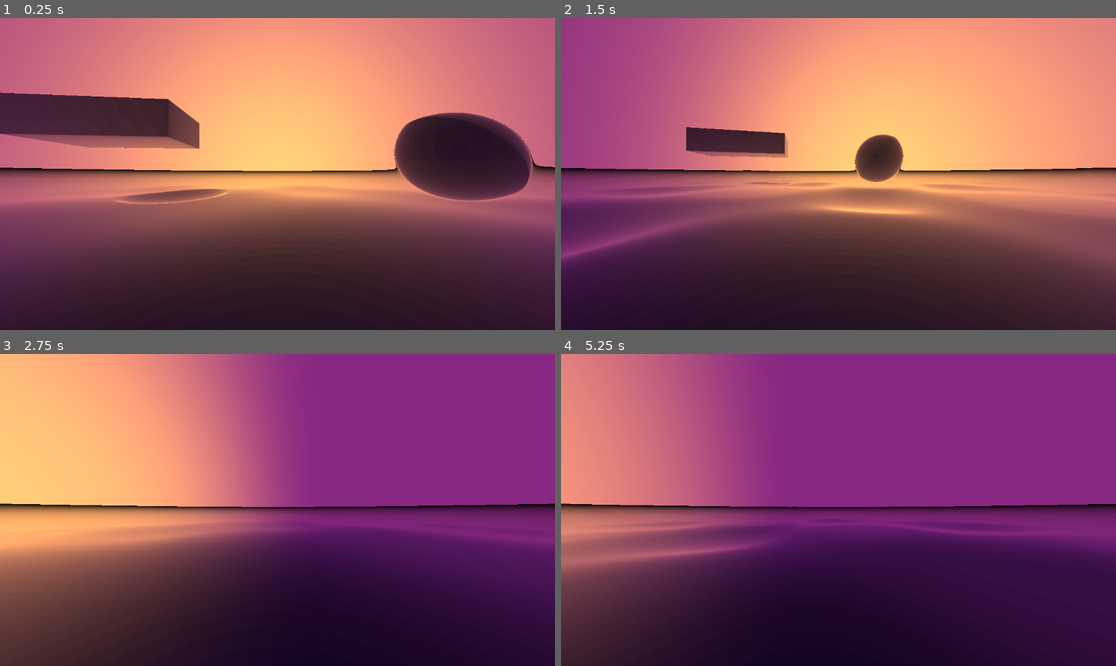
Above: before the commit, frames 1-4 (two rows, left to right).
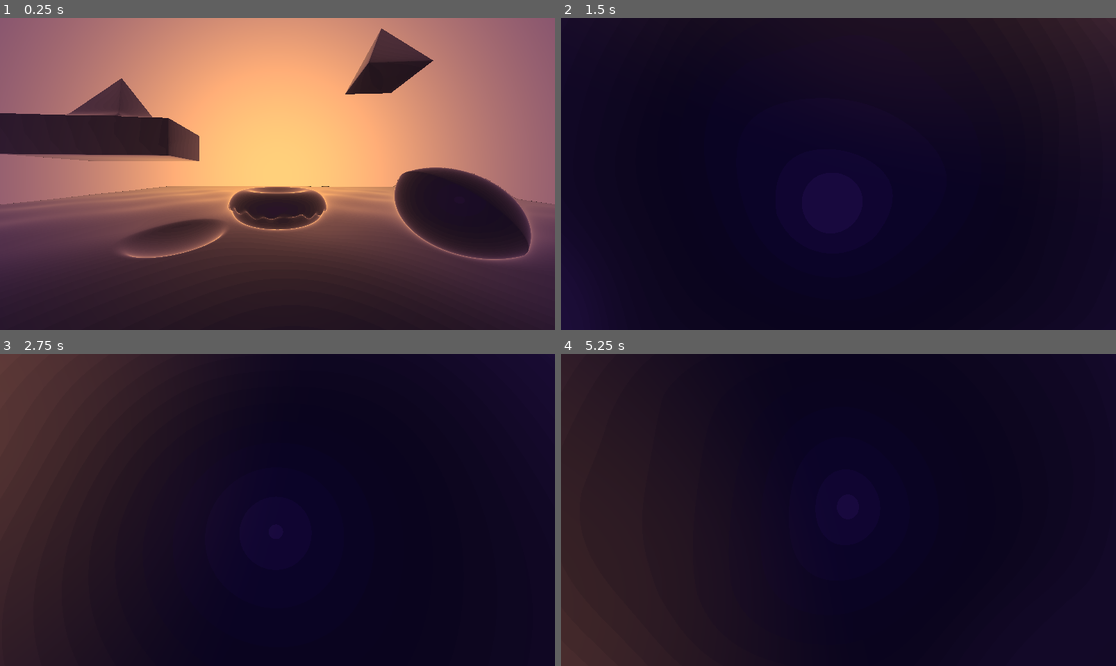
Above: after the commit, the same moments.

Repository: OfficialPixelBrush/RayMGoDot
Game: Godot game, scene res://node_3d.tscn
Same seed, same stepped clock (60 frames per second), same inputs: the game is played once before the commit and once after it.
Inputs (mouse positions are in pixels of both pictures, inside the frame that each line leads up to):
- Up to frame 1 (0.25 s): no input
- Up to frame 2 (1.5 s): move the mouse to (960, 158) at 0.52 s; hold D (Right) 0.53-1.28 s; hold Down (LookDown, bound only after the commit) 0.53-1.28 s; tap Left (LookLeft, bound only after the commit) at 0.8, 1.35 s; move the mouse to (727, 189) at 1.27 s; hold S (Backward) from 1.28 s (still down)
- Up to frame 3 (2.75 s): tap Right (LookRight, bound only after the commit) at 1.55 s; move the mouse to (333, 441) at 2.02 s; release S (Backward) at 2.03 s; hold D (Right) from 2.03 s (still down); hold Right (LookRight, bound only after the commit) from 2.03 s (still down); tap Up (LookUp, bound only after the commit) at 2.3 s
- Up to frame 4 (5.25 s): move the mouse to (810, 572) at 2.77 s; release D (Right) at 2.78 s; release Right (LookRight, bound only after the commit) at 2.78 s; hold W (Forward) 2.78-3.53 s; tap Up (LookUp, bound only after the commit) at 2.85 s; tap Mouse wheel up (ZoomIn, bound only after the commit) at 3.05, 3.6 s; move the mouse to (1005, 556) at 3.52 s; hold A (Left) 3.53-5.03 s; tap Mouse wheel down (ZoomOut, bound only after the commit) at 3.8, 4.35 s; move the mouse to (672, 463) at 4.27 s; tap Down (LookDown, bound only after the commit) at 4.55 s; move the mouse to (866, 510) at 5.02 s; hold S (Backward) from 5.03 s (still down); hold Down (LookDown, bound only after the commit) from 5.03 s (still down)

The runs differ from the first frame. In frame 1, 44% of the frame differs, in the area x 0-100%, y 0-78%; in frame 2, 97%, in the area x 0-100%, y 0-100%; in frame 3, 90%; in frame 4, 82%.

Commit message:
cool scene

Diff:
--- a/game.gd
+++ b/game.gd
@@ -3,15 +3,19 @@
 @onready var rayMarchScreen = $"."
 @onready var mat = rayMarchScreen.material as ShaderMaterial
 
-var cameraPosition = Vector3(0.0,0.0,-5.0);
-var cameraAngle = 0.0;
+var cameraPosition = Vector3(0.0,1.0,-5.0);
+var cameraRotation =  Vector3(0.0,0.0,0.0);
 
 var cameraVelocity = Vector3(0.0,0.0,0.0);
-var cameraAngleVelocity = 0.0;
+var cameraRotationVelocity = Vector3(0.0,0.0,0.0);
+
+var fieldOfView = 0.0;
+var fovMax = 10.0;
 
 var drag = 0.9;
 var turnSpeed = 0.3;
-var movementSpeed = 0.5;
+var walkSpeed = 0.5;
+var runSpeed = 2.0;
 
 var RAD = deg_to_rad(90.0);
 
@@ -21,31 +25,65 @@
 
 # Called every frame. 'delta' is the elapsed time since the previous frame.
 func _process(delta):
-	mat.set("shader_parameter/cameraAngle", cameraAngle);
-	mat.set("shader_parameter/cameraPosition", cameraPosition);
-
+	var movementSpeed;
+	if Input.is_action_pressed("Run"):
+		movementSpeed = runSpeed;
+	else:
+		movementSpeed = walkSpeed;
+	# Camera Position
 	if Input.is_action_pressed("Forward"):
-		cameraVelocity.x += movementSpeed*sin(cameraAngle)*delta;
-		cameraVelocity.z += movementSpeed*cos(cameraAngle)*delta;
+		cameraVelocity.x += movementSpeed*sin(cameraRotation.x)*delta;
+		cameraVelocity.z += movementSpeed*cos(cameraRotation.x)*delta;
 	if Input.is_action_pressed("Backward"):
-		cameraVelocity.x -= movementSpeed*sin(cameraAngle)*delta;
-		cameraVelocity.z -= movementSpeed*cos(cameraAngle)*delta;
+		cameraVelocity.x -= movementSpeed*sin(cameraRotation.x)*delta;
+		cameraVelocity.z -= movementSpeed*cos(cameraRotation.x)*delta;
 	if Input.is_action_pressed("Left"):
-		cameraVelocity.x += movementSpeed*sin(cameraAngle-RAD)*delta;
-		cameraVelocity.z += movementSpeed*cos(cameraAngle-RAD)*delta;
+		cameraVelocity.x += movementSpeed*sin(cameraRotation.x-RAD)*delta;
+		cameraVelocity.z += movementSpeed*cos(cameraRotation.x-RAD)*delta;
 	if Input.is_action_pressed("Right"):
-		cameraVelocity.x += movementSpeed*sin(cameraAngle+RAD)*delta;
-		cameraVelocity.z += movementSpeed*cos(cameraAngle+RAD)*delta;
+		cameraVelocity.x += movementSpeed*sin(cameraRotation.x+RAD)*delta;
+		cameraVelocity.z += movementSpeed*cos(cameraRotation.x+RAD)*delta;
 	if Input.is_action_pressed("Up"):
 		cameraVelocity.y += movementSpeed*delta;
 	if Input.is_action_pressed("Down"):
 		cameraVelocity.y -= movementSpeed*delta;
-	if Input.is_action_pressed("TurnLeft"):
-		cameraAngleVelocity -= turnSpeed*delta;
-	if Input.is_action_pressed("TurnRight"):
-		cameraAngleVelocity += turnSpeed*delta;
 
-	cameraAngleVelocity *= drag;
+	# Viewing Direction
+	if Input.is_action_pressed("LookUp"):
+		cameraRotationVelocity.y -= turnSpeed*delta;
+	if Input.is_action_pressed("LookDown"):
+		cameraRotationVelocity.y += turnSpeed*delta;
+	if Input.is_action_pressed("LookLeft"):
+		cameraRotationVelocity.x -= turnSpeed*delta;
+	if Input.is_action_pressed("LookRight"):
+		cameraRotationVelocity.x += turnSpeed*delta;
+
+	# Camera Zoom
+	if Input.is_action_just_released("ZoomIn"):
+		fieldOfView += 10.0*delta;
+	if Input.is_action_just_released("ZoomOut"):
+		fieldOfView -= 10.0*delta;
+
+	# Apply Drag
 	cameraVelocity *= drag;
+	cameraRotationVelocity *= drag;
+
+	# Add velocity onto current info
 	cameraPosition += cameraVelocity;
-	cameraAngle += cameraAngleVelocity;
+	cameraRotation += cameraRotationVelocity;
+
+	# Limit
+	if (cameraRotation.y > RAD):
+		cameraRotation.y = RAD;
+	if (cameraRotation.y < -RAD):
+		cameraRotation.y = -RAD;
+
+	if (fieldOfView < 0.0):
+		fieldOfView = 0.0;
+	if (fieldOfView > fovMax):
+		fieldOfView = fovMax;
+
+	# Apply to shader
+	mat.set("shader_parameter/cameraPosition", cameraPosition);
+	mat.set("shader_parameter/cameraRotation", cameraRotation);
+	mat.set("shader_parameter/fieldOfView", fieldOfView);
--- a/node_3d.tscn
+++ b/node_3d.tscn
@@ -7,27 +7,37 @@
 shader = ExtResource("1_ytxxp")
 shader_parameter/antiAliasingLevel = 0
 shader_parameter/cameraPosition = Vector3(0, 1, -5)
-shader_parameter/cameraRotationAxis = Vector3(0, 1, 0)
-shader_parameter/cameraAngle = 0.075
+shader_parameter/cameraRotation = Vector3(0, 0, 0)
 shader_parameter/cameraOffset = Vector2(0, 0)
 shader_parameter/fieldOfView = 0.0
 shader_parameter/plane2 = Vector4(0, 1, 0, 0.5)
 shader_parameter/bgGradient = 0.705
-shader_parameter/bg1 = Vector3(0.535, 0.155, 0.505)
-shader_parameter/bg2 = Vector3(1.385, 1, 0.465)
+shader_parameter/bg1 = Vector3(0.275, 0.145, 0.415)
+shader_parameter/bg2 = Vector3(1.425, 0.995, 0.5)
 shader_parameter/skyboxAxis = Vector3(0.7, 0, 0)
-shader_parameter/skyboxAngle = 4.695
+shader_parameter/skyboxAngle = -1.5708
 shader_parameter/voidColor = Vector3(0.59, 0.505, 0.77)
 
-[node name="Node2D" type="Node2D"]
+[sub_resource type="TorusMesh" id="TorusMesh_dgm0u"]
+inner_radius = 0.4
 
-[node name="Camera2D" type="Camera2D" parent="."]
+[node name="Node3D" type="Node3D"]
 
-[node name="CanvasLayer" type="CanvasLayer" parent="Camera2D"]
+[node name="Camera3D" type="Camera3D" parent="."]
+transform = Transform3D(1, 0, 0, 0, 1, 0, 0, 0, 1, 0, 1, 5)
+v_offset = -0.25
+fov = 70.0
+size = 0.07
 
-[node name="ColorRect" type="ColorRect" parent="Camera2D/CanvasLayer"]
+[node name="CanvasLayer" type="CanvasLayer" parent="Camera3D"]
+
+[node name="ColorRect" type="ColorRect" parent="Camera3D/CanvasLayer"]
 material = SubResource("ShaderMaterial_mwhae")
 anchors_preset = 15
 anchor_right = 1.0
 anchor_bottom = 1.0
 script = ExtResource("1_w306i")
+metadata/_edit_use_anchors_ = true
+
+[node name="MeshInstance3D" type="MeshInstance3D" parent="."]
+mesh = SubResource("TorusMesh_dgm0u")
--- a/project.godot
+++ b/project.godot
@@ -25,14 +25,12 @@
 "deadzone": 0.5,
 "events": [Object(InputEventKey,"resource_local_to_scene":false,"resource_name":"","device":-1,"window_id":0,"alt_pressed":false,"shift_pressed":false,"ctrl_pressed":false,"meta_pressed":false,"pressed":false,"keycode":0,"physical_keycode":87,"key_label":0,"unicode":119,"echo":false,"script":null)
 , Object(InputEventJoypadMotion,"resource_local_to_scene":false,"resource_name":"","device":-1,"axis":1,"axis_value":-1.0,"script":null)
-, Object(InputEventKey,"resource_local_to_scene":false,"resource_name":"","device":-1,"window_id":0,"alt_pressed":false,"shift_pressed":false,"ctrl_pressed":false,"meta_pressed":false,"pressed":false,"keycode":0,"physical_keycode":4194320,"key_label":0,"unicode":0,"echo":false,"script":null)
 ]
 }
 Backward={
 "deadzone": 0.5,
 "events": [Object(InputEventKey,"resource_local_to_scene":false,"resource_name":"","device":-1,"window_id":0,"alt_pressed":false,"shift_pressed":false,"ctrl_pressed":false,"meta_pressed":false,"pressed":false,"keycode":0,"physical_keycode":83,"key_label":0,"unicode":115,"echo":false,"script":null)
 , Object(InputEventJoypadMotion,"resource_local_to_scene":false,"resource_name":"","device":-1,"axis":1,"axis_value":1.0,"script":null)
-, Object(InputEventKey,"resource_local_to_scene":false,"resource_name":"","device":-1,"window_id":0,"alt_pressed":false,"shift_pressed":false,"ctrl_pressed":false,"meta_pressed":false,"pressed":false,"keycode":0,"physical_keycode":4194322,"key_label":0,"unicode":0,"echo":false,"script":null)
 ]
 }
 Left={
@@ -55,22 +53,48 @@
 }
 Down={
 "deadzone": 0.5,
-"events": [Object(InputEventKey,"resource_local_to_scene":fa …(146 unchanged characters)… se,"keycode":0,"physical_keycode":4194325,"key_label":0,"unicode":0,"echo":false,"script":null)
+"events": [Object(InputEventKey,"resource_local_to_scene":fa …(146 unchanged characters)… se,"keycode":0,"physical_keycode":4194326,"key_label":0,"unicode":0,"echo":false,"script":null)
 , Object(InputEventJoypadButton,"resource_local_to_scene":false,"resource_name":"","device":-1,"button_index":1,"pressure":0.0,"pressed":false,"script":null)
 ]
 }
-TurnLeft={
+LookLeft={
 "deadzone": 0.5,
-"events": [Object(InputEventKey,"resource_local_to_scene":false,"resource_name":"","device":-1,"window_id":0,"alt_pressed":false,"shift_pressed":false,"ctrl_pressed":false,"meta_pressed":false,"pressed":false,"keycode":0,"physical_keycode":81,"key_label":0,"unicode":113,"echo":false,"script":null)
-, Object(InputEventJoypadMotion,"resource_local_to_scene":false,"resource_name":"","device":-1,"axis":2,"axis_value":-1.0,"script":null)
+"events": [Object(InputEventJoypadMotion,"resource_local_to_scene":false,"resource_name":"","device":-1,"axis":2,"axis_value":-1.0,"script":null)
 , Object(InputEventKey,"resource_local_to_scene":false,"resource_name":"","device":-1,"window_id":0,"alt_pressed":false,"shift_pressed":false,"ctrl_pressed":false,"meta_pressed":false,"pressed":false,"keycode":0,"physical_keycode":4194319,"key_label":0,"unicode":0,"echo":false,"script":null)
 ]
 }
-TurnRight={
+LookRight={
 "deadzone": 0.5,
-"events": [Object(InputEventKey,"resource_local_to_scene":false,"resource_name":"","device":-1,"window_id":0,"alt_pressed":false,"shift_pressed":false,"ctrl_pressed":false,"meta_pressed":false,"pressed":false,"keycode":0,"physical_keycode":69,"key_label":0,"unicode":101,"echo":false,"script":null)
-, Object(InputEventJoypadMotion,"resource_local_to_scene":false,"resource_name":"","device":-1,"axis":2,"axis_value":1.0,"script":null)
+"events": [Object(InputEventJoypadMotion,"resource_local_to_scene":false,"resource_name":"","device":-1,"axis":2,"axis_value":1.0,"script":null)
 , Object(InputEventKey,"resource_local_to_scene":false,"resource_name":"","device":-1,"window_id":0,"alt_pressed":false,"shift_pressed":false,"ctrl_pressed":false,"meta_pressed":false,"pressed":false,"keycode":0,"physical_keycode":4194321,"key_label":0,"unicode":0,"echo":false,"script":null)
+]
+}
+LookUp={
+"deadzone": 0.5,
+"events": [Object(InputEventJoypadMotion,"resource_local_to_scene":false,"resource_name":"","device":-1,"axis":3,"axis_value":-1.0,"script":null)
+, Object(InputEventKey,"resource_local_to_scene":false,"resource_name":"","device":-1,"window_id":0,"alt_pressed":false,"shift_pressed":false,"ctrl_pressed":false,"meta_pressed":false,"pressed":false,"keycode":0,"physical_keycode":4194320,"key_label":0,"unicode":0,"echo":false,"script":null)
+]
+}
+LookDown={
+"deadzone": 0.5,
+"events": [Object(InputEventJoypadMotion,"resource_local_to_scene":false,"resource_name":"","device":-1,"axis":3,"axis_value":1.0,"script":null)
+, Object(InputEventKey,"resource_local_to_scene":false,"resource_name":"","device":-1,"window_id":0,"alt_pressed":false,"shift_pressed":false,"ctrl_pressed":false,"meta_pressed":false,"pressed":false,"keycode":0,"physical_keycode":4194322,"key_label":0,"unicode":0,"echo":false,"script":null)
+]
+}
+ZoomIn={
+"deadzone": 0.5,
+"events": [Object(InputEventMouseButton,"resource_local_to_scene":false,"resource_name":"","device":-1,"window_id":0,"alt_pressed":false,"shift_pressed":false,"ctrl_pressed":false,"meta_pressed":false,"button_mask":0,"position":Vector2(0, 0),"global_position":Vector2(0, 0),"factor":1.0,"button_index":4,"canceled":false,"pressed":false,"double_click":false,"script":null)
+]
+}
+ZoomOut={
+"deadzone": 0.5,
+"events": [Object(InputEventMouseButton,"resource_local_to_scene":false,"resource_name":"","device":-1,"window_id":0,"alt_pressed":false,"shift_pressed":false,"ctrl_pressed":false,"meta_pressed":false,"button_mask":0,"position":Vector2(0, 0),"global_position":Vector2(0, 0),"factor":1.0,"button_index":5,"canceled":false,"pressed":false,"double_click":false,"script":null)
+]
+}
+Run={
+"deadzone": 0.5,
+"events": [Object(InputEventKey,"resource_local_to_scene":false,"resource_name":"","device":-1,"window_id":0,"alt_pressed":false,"shift_pressed":false,"ctrl_pressed":false,"meta_pressed":false,"pressed":false,"keycode":0,"physical_keycode":4194325,"key_label":0,"unicode":0,"echo":false,"script":null)
+, Object(InputEventJoypadButton,"resource_local_to_scene":false,"resource_name":"","device":-1,"button_index":7,"pressure":0.0,"pressed":false,"script":null)
 ]
 }
 
--- a/raymarch.gdshader
+++ b/raymarch.gdshader
@@ -3,16 +3,15 @@
 
 uniform int antiAliasingLevel = 0;
 uniform vec3 cameraPosition = vec3(0.0f,1.0f,-5.0f);
-uniform vec3 cameraRotationAxis = vec3(0.0f,1.0f,0.0f);
-uniform float cameraAngle = 0.0;
+uniform vec3 cameraRotation = vec3(0.0f,0.0f,0.0f);
 uniform vec2 cameraOffset = vec2(0.0f,0.0f);
 uniform float fieldOfView = 0.0f;
 uniform vec4 plane2 = vec4(0.0, 1.0, 0.0,0.5);
 uniform float bgGradient = 4.93;
 uniform vec3 bg1 = vec3(0.275,0.145,0.415);
-uniform vec3 bg2 = vec3(0.98,0.405,0.44);
-uniform vec3 skyboxAxis = vec3(0.4,0.2,0.1);
-uniform float skyboxAngle = 0.5;
+uniform vec3 bg2 = vec3(1.425,0.995,0.5);
+uniform vec3 skyboxAxis = vec3(0.7,0.0,0.0);
+uniform float skyboxAngle = -1.570796;
 uniform vec3 voidColor = vec3(0.59,0.505,0.77);
 
 void vertex() {
@@ -24,6 +23,18 @@
 	return mix(dot(axis,p) * axis, p, cos(angle)) + cross(axis,p) * sin(angle);
 }
 
+vec3 rotFromEuler(vec3 p, vec3 eulerAngles) {
+  // Extract pitch, yaw, and roll from eulerAngles
+  float pitch = eulerAngles.x;
+  float yaw = eulerAngles.y;
+  float roll = eulerAngles.z;
+
+  // Calculate rotation axis based on pitch, yaw, and roll
+  vec3 axis = normalize(vec3(sin(yaw) * cos(pitch), cos(yaw) * cos(pitch), sin(pitch)));
+
+  // Use rot3D with the calculated axis and angle for each rotation
+  return rot3D(rot3D(rot3D(p, axis, roll), vec3(1.0, 0.0, 0.0), yaw), vec3(0.0, 1.0, 0.0), pitch);
+}
 
 float sdfSphere(vec3 position, vec3 sphereOrigin, float radius) {
     return distance(position, sphereOrigin) - radius;
@@ -53,11 +64,41 @@
 	return sin(p.x) * cos(p.y) + sin(p.y) * cos(p.z) + sin(p.z) * cos(p.x);
 }
 
-float sdBox( vec3 p, vec3 b, vec3 t, vec3 rotationAxis, float angle) {
-	p -= t;
+float sdBox( vec3 p, vec3 b, vec3 position, vec3 rotationAxis, float angle) {
+	p -= position;
 	p = rot3D(p,rotationAxis,angle);
 	vec3 q = abs(p) - b;
 	return length(max(q,0.0)) + min(max(q.x,max(q.y,q.z)),0.0);
+}
+
+float sdPyramid( vec3 p, float h, float scale, vec3 position, vec3 rotationAxis, float angle) {
+	p -= position;
+	p = rot3D(p,rotationAxis,angle);
+	p /= scale;
+	float m2 = h*h + 0.25;
+
+	p.xz = abs(p.xz);
+	p.xz = (p.z>p.x) ? p.zx : p.xz;
+	p.xz -= 0.5;
+
+	vec3 q = vec3( p.z, h*p.y - 0.5*p.x, h*p.x + 0.5*p.y);
+
+	float s = max(-q.x,0.0);
+	float t = clamp( (q.y-0.5*p.z)/(m2+0.25), 0.0, 1.0 );
+
+	float a = m2*(q.x+s)*(q.x+s) + q.y*q.y;
+	float b = m2*(q.x+0.5*t)*(q.x+0.5*t) + (q.y-m2*t)*(q.y-m2*t);
+
+	float d2 = min(q.y,-q.x*m2-q.y*0.5) > 0.0 ? 0.0 : min(a,b);
+
+	return (sqrt( (d2+q.z*q.z)/m2 ) * sign(max(q.z,-p.y)))*scale;
+}
+
+float sdTorus( vec3 p, vec3 position, vec2 t )
+{
+	p -= position;
+	vec2 q = vec2(length(p.xz)-t.x,p.y);
+	return length(q)-t.y;
 }
 
 float opUnion( float d1, float d2 )
@@ -109,29 +150,26 @@
     float sphere_3 = sdfSphere(p, circle3, 1.5);
     float plane_5 = sdfWavePlane(p, plane2, 1.0, 0.5*sin(TIME), vec2(1.0,1.0));
     float plane_6 = sdfWavePlane(p, plane2, 1.211, 0.25*cos(TIME), vec2(1.0,1.0));
-    float gyroid_6 = sdfGyroid(p, 4.0f);
 	vec3 boxSize = vec3(4.0,1.0,2.0);
 	vec3 boxPos = vec3(-10.0,3.0,5);
 	float box_7 = sdBox(p, boxSize, boxPos, vec3(0.0,1.0,0.0), TIME/3.0);
-    /*
-    vec3 box = { 1.0, 1.0, 1.0};
-    vec3 box2 = { 0.0, 0.0, 0.0};
-    vec3 boxSize = { 0.5, 0.5, 0.5};
-    float box_7 = getSignedDistanceFromCube(box, box2, boxSize);
-    */
-
-    // Later we might have sphere_1, sphere_2, cube_3, etc...
-    // fmax for itersection
-    // fmin for both
-    // fmax for itersection
-    // fmin for both
+	float torus_8 = sdTorus(p, vec3(0.0), vec2(1.0,0.4));
+	float torus_9 = sdTorus(p, vec3(0.0), vec2(1.0,0.5));
+	float plane_7 = sdfWavePlane(p, vec4(0.0,1.0,0.0, 0.0), 10.0, 0.3, vec2(0.0,0.0));
+	float pyramid_8 = sdPyramid(p, 1.0, 5.0, vec3(10.0), vec3(0.0,1.0,0.0), -TIME/5.0);
+	float pyramid_10 = sdPyramid(p, 1.0, -50.0, vec3(0.0, 20.0, 0.0), vec3(0.0,1.0,0.0), -TIME/5.0);
+	float pyramid_9 = sdPyramid(p, 1.0, 3.0+sin(TIME), vec3(-10.0, 4.0, 5.0), vec3(1.0,1.0,1.0), -TIME/3.0);
+
+    // max for itersection
+    // min for both
     float finalDistance = opIntersection(sphere_1,sphere_2);
-	finalDistance = min(opSmoothSubtraction(sphere_3,opSmoothIntersection(plane_6,plane_5, 0.1),0.1), finalDistance);
-	finalDistance = min(box_7, finalDistance);
-	//finalDistance = min(pryamid_8, finalDistance);
-	//finalDistance = opSmoothUnion(tri_4, finalDistance,1.0);
-    //finalDistance = max(gyroid_6,finalDistance); //fmin(fmax(gyroid_6,plane_5),finalDistance);
-    //finalDistance = fmin(box_7,finalDistance);
+	finalDistance = min(opSmoothSubtraction(pyramid_10, opSmoothSubtraction(sphere_3,opSmoothIntersection(plane_6,plane_5, 0.1),0.1), 1.0), finalDistance);
+	finalDistance = min(opSmoothUnion(box_7,pyramid_9, 0.5), finalDistance);
+	finalDistance = min(torus_8, finalDistance);
+	finalDistance = min(opSmoothSubtraction(plane_7, torus_9, 0.1), finalDistance);
+	finalDistance = min(pyramid_8, finalDistance);
+	//finalDistance = opSmoothSubtraction(pyramid_9, finalDistance, 0.1);
+
     return finalDistance;
 }
 
@@ -181,15 +219,8 @@
 		vec3 empty = vec3(float(i))/float(numberOfSteps);
 		color *= (1.0 - empty)*voidColor;
 		color += empty * getSkybox(rayDirection);
-		if (distanceToClosest < minDistance) {
-			//vec3 normal = calculateNormal(currentPosition);
-			//color *= normal;
-			//return getSkybox(rayDirection*normal);
-			break;
-		}
-		if (progress > maxDistance) {
-			return getSkybox(rayDirection);
-		}
+		if (distanceToClosest < minDistance) { break; }
+		if (progress >= maxDistance) { return getSkybox(rayDirection); }
 	}
 	color *= 1.0 - vec3(progress / maxDistance);
 	return color;
@@ -202,7 +233,7 @@
 	uv.y *= -1.0;
 	uv.x = uv.x/aspectRatio;
     vec3 rayDirection = normalize(vec3(uv,1.0f) + vec3(cameraOffset,fieldOfView));
-	rayDirection = rot3D(rayDirection, cameraRotationAxis, cameraAngle);
+	rayDirection = rotFromEuler(rayDirection, cameraRotation);
 	vec3 c;
 
 	/*
Not shown: 1 places in node_3d.tscn that only renumber resources
Not shown, changed: Builds/Linux.zip
Not shown, changed: Builds/Linux/raym.pck
Not shown, changed: Builds/Win.zip
Not shown, changed: Builds/Win/raym.pck
